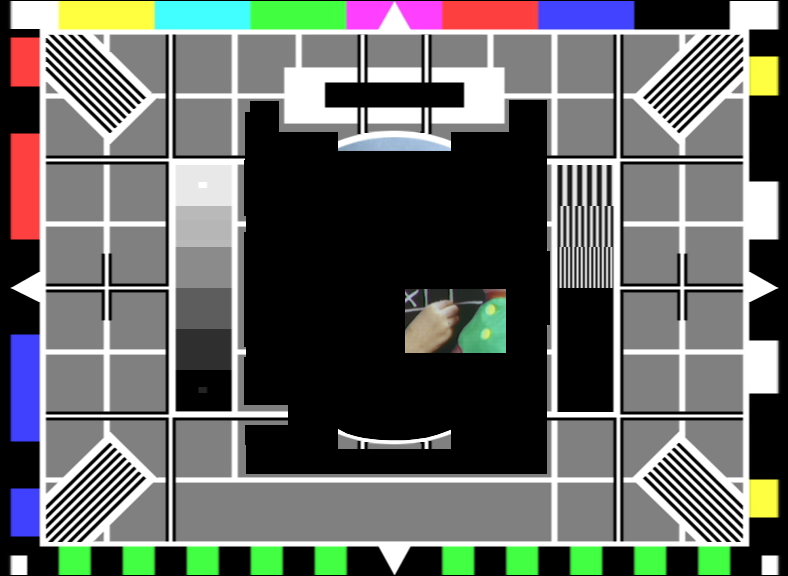
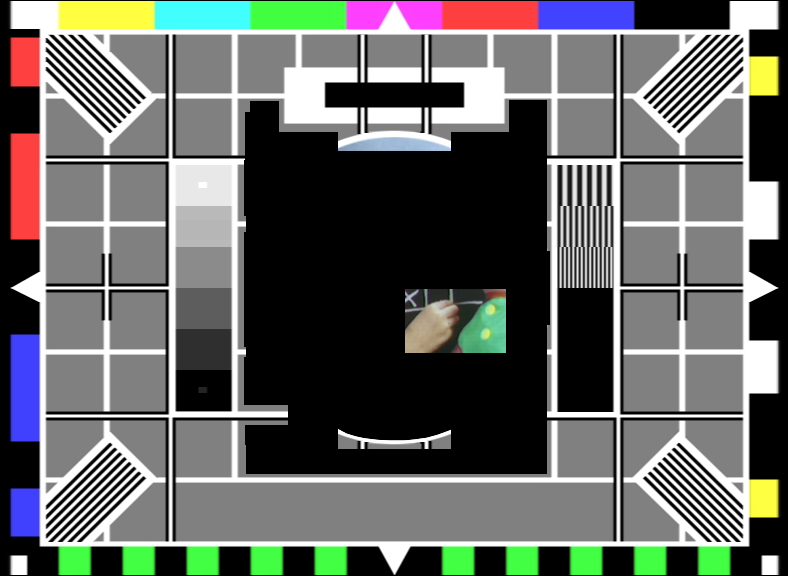
The second (788, 576) image is a revision of the first. Changes to its layers:
painted on "TCFdigital copy" over [549, 482, 559, 542]
